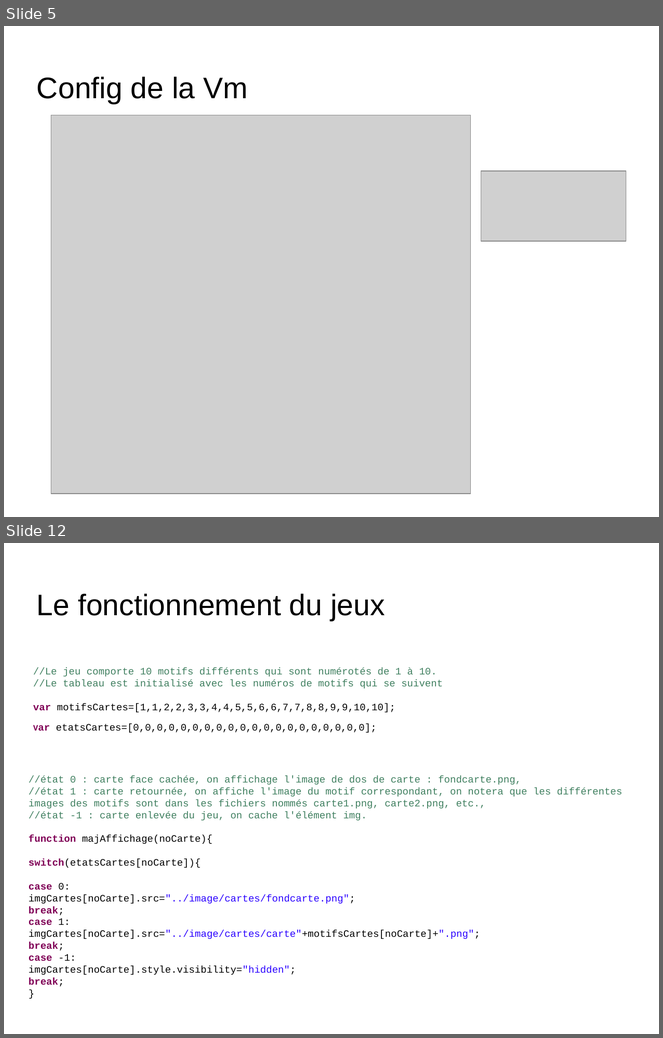
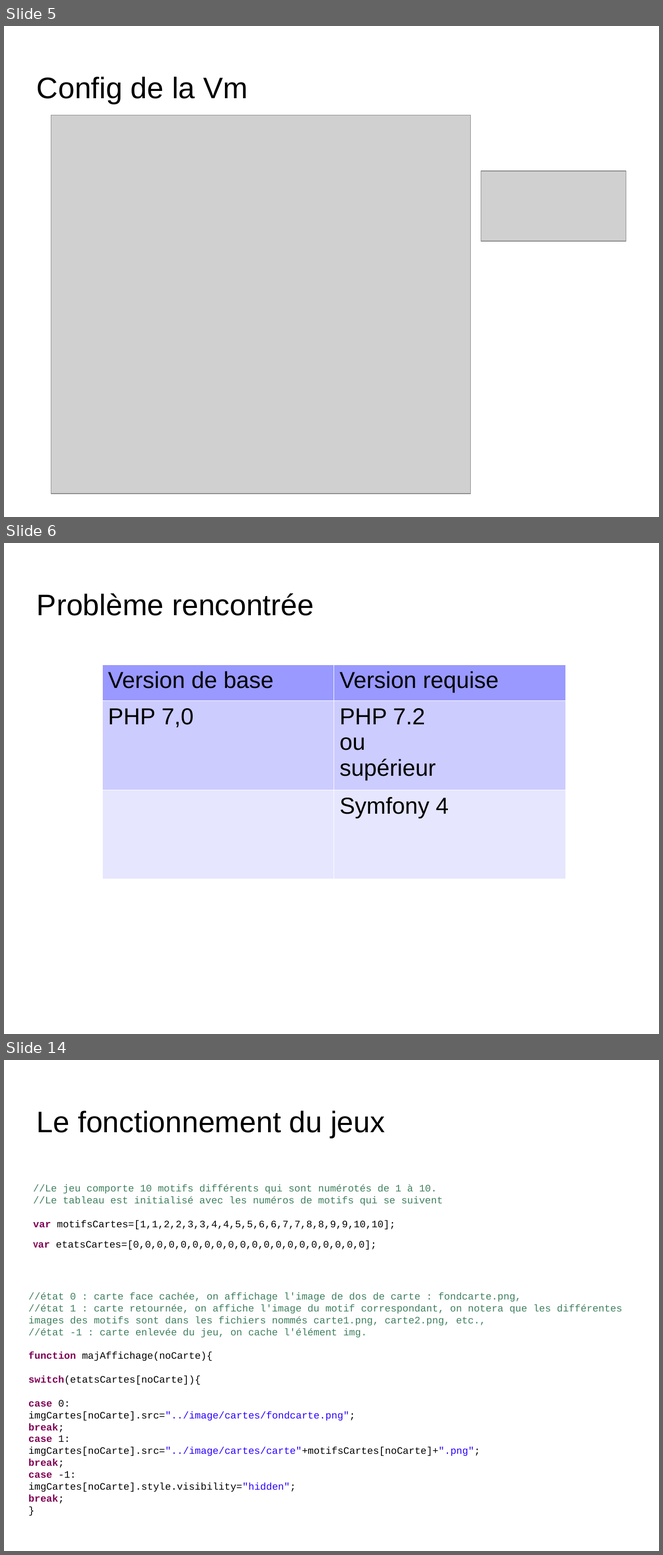
Before and after one commit to ClementM0512/Projet_Ortho, a slide deck: diapo karl Bourgault.odp. Shown one above the other, each under a label of ours: slides 5 and 12 before the commit, slides 5, 6 and 14 after it; the slides between them are not shown. The pictures are 663x1038 and 663x1555 pixels, drawn with LibreOffice and Linux fonts; fonts in the diff are those of the drawing; grey boxes stand for pictures; background and template pictures are left out. Boxes give left, top, right and bottom in pixels: in the first picture for what was removed or moved away, otherwise in the second. Text is boxed around its words. In the diff, an @@ line names an element or a change of style, - is before the commit and + after.

```diff
--- a/diapo karl Bourgault.odp
+++ b/diapo karl Bourgault.odp
@@ slide 6 added at [4, 543, 659, 1034], background picture (left out) @@
@@ title added at [37, 593, 314, 616], 36 pt, text #000000 @@
+Problème rencontrée
@@ table added at [102, 665, 566, 879], 3 rows, 2 columns @@
+Version de base | Version requise
+PHP 7,0 | PHP 7.2 / ou / supérieur
+ | Symfony 4
@@ what was slide 12 is now slide 14 @@
```
Also in this commit, not shown: 4 slides changed, 4 other slides added, 4 slides removed, 2 other files.
